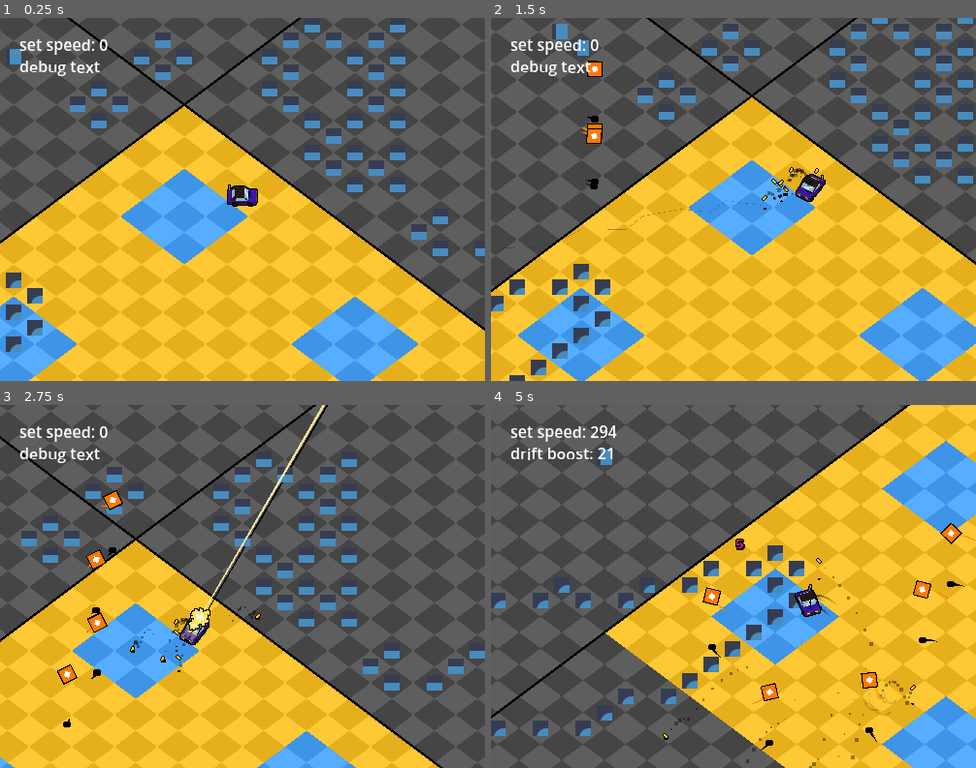
Above: before the commit, frames 1-4 (two rows, left to right).
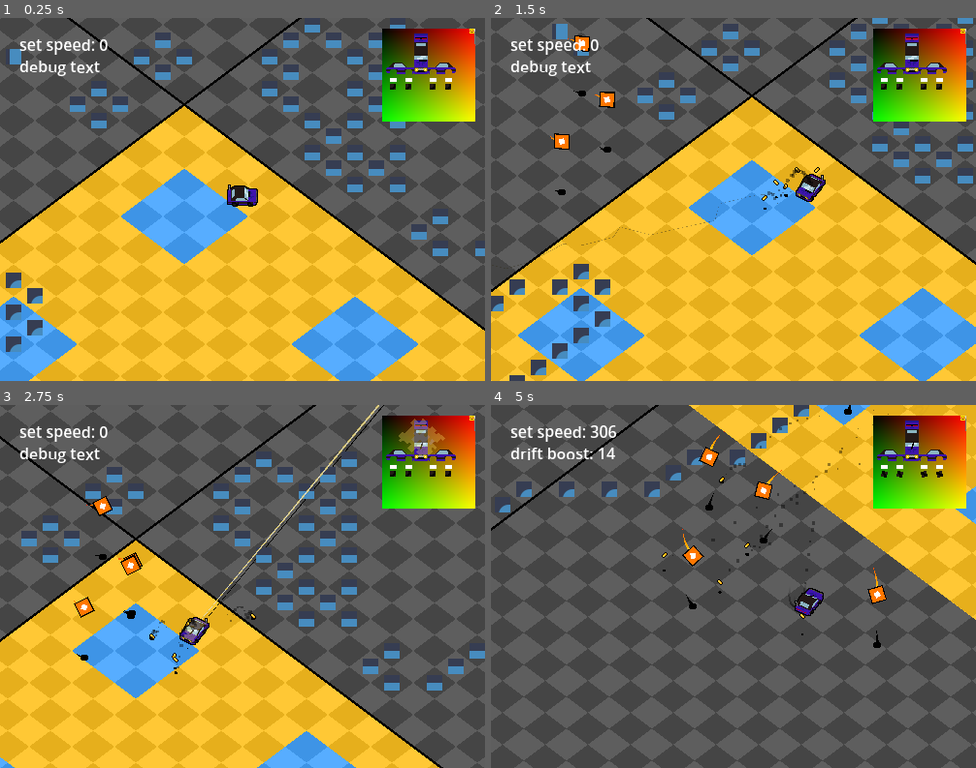
Above: after the commit, the same moments.

Repository: kaiakairos/yeehawDrive
Game: Godot game, scene res://world_scenes/test/test_track.tscn
Same seed, same stepped clock (60 frames per second), same inputs: the game is played once before the commit and once after it. The engine's default icon, where the game draws it, is replaced by a stand-in: a white triangle on a blue panel in a dark square.
Inputs (mouse positions are in pixels of both pictures, inside the frame that each line leads up to):
- Up to frame 1 (0.25 s): no input
- Up to frame 2 (1.5 s): tap Enter at 0.5 s; move the mouse to (840, 181) at 0.52 s; press the mouse at (840, 181) at 0.53 s; hold D (turnRight) 0.53-1.28 s; tap Space (hop) at 0.77 s; move the mouse to (636, 217) at 1.27 s; release the mouse at (636, 217) at 1.28 s; hold S (brake) from 1.28 s (still down); click (636, 217) at 1.35 s
- Up to frame 3 (2.75 s): tap Space (hop) at 1.52 s; move the mouse to (291, 506) at 2.02 s; release S (brake) at 2.03 s; press the mouse at (291, 506) at 2.03 s; hold D (turnRight) from 2.03 s (still down); tap F (testKey) at 2.1 s
- Up to frame 4 (5 s): move the mouse to (709, 659) at 2.77 s; release D (turnRight) at 2.78 s; release the mouse at (709, 659) at 2.78 s; hold W (accelerate) 2.78-3.53 s; click (709, 659) at 2.85 s; tap Space (hop) at 3.02, 3.77, 4.52 s; move the mouse to (879, 640) at 3.52 s; press the mouse at (879, 640) at 3.53 s; hold A (turnLeft) from 3.53 s (still down); move the mouse to (588, 532) at 4.27 s; release the mouse at (588, 532) at 4.28 s; tap F (testKey) at 4.35 s; click (588, 532) at 4.55 s

The runs differ from the first frame. In frame 1, 4.9% of the frame differs, in the area x 78-98%, y 2-29%; in frame 2, 6.1%; in frame 3, 7.3%; in frame 4, 88%, in the area x 0-100%, y 0-100%.

Commit message:
some boost adjustments and other stuff

Diff:
--- a/autoload/ManagerDamager.gd
+++ b/autoload/ManagerDamager.gd
@@ -8,13 +8,13 @@
 			poop.append(i)
 	return poop
 
-func getHitboxOnLine(sourcePosition:Vector2,direction:Vector2,lineRange:float=500,sourceEntity:Node=null,hitmultiple:bool=false) -> Array[Hitbox]:
+func getHitboxOnLine(sourcePosition:Vector2,direction:Vector2,lineRange:float=500,lineWidth:float=0.0,sourceEntity:Node=null,hitmultiple:bool=false) -> Array[Hitbox]:
 	var collidedHitboxes :Array[Hitbox] = []
 	for hitbox in getAllHitboxes():
 		if hitbox.parentObject == sourceEntity:
 			continue # make sure entities don't attack themselves
 
-		var response :float = Geometry2D.segment_intersects_circle(sourcePosition,sourcePosition + (direction.normalized()*lineRange),hitbox.global_position,hitbox.radius)
+		var response :float = Geometry2D.segment_intersects_circle(sourcePosition,sourcePosition + (direction.normalized()*lineRange),hitbox.global_position,hitbox.radius + lineWidth)
 		if response > -0.1:
 			collidedHitboxes.append(hitbox)
 
--- a/object_scenes/bullets/hitscan/bullet_hitscan.gd
+++ b/object_scenes/bullets/hitscan/bullet_hitscan.gd
@@ -26,7 +26,7 @@
 
 	var lineLength :float = 420
 
-	var guy :Array[Hitbox]= ManagerDamager.getHitboxOnLine(global_position,Vector2(1,0).rotated(rotation),lineLength,GlobalReference.player,false)
+	var guy :Array[Hitbox]= ManagerDamager.getHitboxOnLine(global_position,Vector2(1,0).rotated(rotation),lineLength,type*4.0,GlobalReference.player,false)
 	if guy.size() > 0:
 		lineLength = guy[0].global_position.distance_to(global_position)
 		guy[0].healthCompenent.recieveKnockback( Vector2(200,0).rotated(rotation) )
--- a/object_scenes/player/gun_handler.gd
+++ b/object_scenes/player/gun_handler.gd
@@ -3,10 +3,12 @@
 
 @export var flashSprite1 :Sprite2D
 @export var flashSprite2 :Sprite2D
-
+@export var flashSpriteUV :Sprite2D
 
 @export var player :PlayerCar
-@export var delay :float = 0.12
+@export var delay :float = 0.2
+@export var delayBoost :float = 0.12
+@export var delayBoost2 :float = 0.11
 @export var accuracy :float = 0.16
 
 var timer :float = 0.0
@@ -24,13 +26,13 @@
 	#BULLETMODE = 2
 	if Input.is_action_just_pressed("shoot"):
 		summonBullet()
-		timer = delay
+		resetTimer()
 
 	if Input.is_action_pressed("shoot") and timer <= 0.0:
 		summonBullet()
-		timer = delay
+		resetTimer()
 
-	$"../SubViewport/Flash".modulate.a = move_toward($"../SubViewport/Flash".modulate.a,0.0,delta * 4.0)
+	flashSpriteUV.modulate.a = move_toward(flashSpriteUV.modulate.a,0.0,delta * 4.0)
 
 func summonBullet()-> void:
 	var obj :BulletHitscan = load("res://object_scenes/bullets/hitscan/bullet_hitscan.tscn").instantiate()
@@ -54,6 +56,11 @@
 
 
 func blastEffect()-> void:
+
+	flashSprite1.frame = BULLETMODE
+	flashSprite2.frame = BULLETMODE
+	flashSpriteUV.frame = BULLETMODE
+
 	flashSprite1.show()
 	flashSprite2.show()
 
@@ -65,8 +72,8 @@
 
 	flashSprite2.position = flashSprite1.position + (get_local_mouse_position().normalized() * 12)
 
-	$"../SubViewport/Flash".modulate.a = 0.5
-	$"../SubViewport/Flash".rotation = randf()
+	flashSpriteUV.modulate.a = 0.5
+	flashSpriteUV.rotation = randf()
 
 	await get_tree().process_frame
 	flashSprite2.scale = Vector2(1.5,1.5)
@@ -75,3 +82,9 @@
 	await get_tree().process_frame
 	flashSprite1.hide()
 	flashSprite2.hide()
+
+func resetTimer() -> void:
+	match BULLETMODE:
+		0: timer = delay
+		1: timer = delayBoost
+		2: timer = delayBoost2
--- a/object_scenes/player/playerCar.tscn
+++ b/object_scenes/player/playerCar.tscn
@@ -41,6 +41,9 @@
 
 [sub_resource type="Gradient" id="Gradient_k6d32"]
 colors = PackedColorArray(1, 0.11207495, 0, 1, 1, 0, 0, 1)
+
+[sub_resource type="ViewportTexture" id="ViewportTexture_kytb2"]
+viewport_path = NodePath("SubViewport")
 
 [sub_resource type="CanvasItemMaterial" id="CanvasItemMaterial_y8uur"]
 blend_mode = 1
@@ -145,10 +148,17 @@
 offset_bottom = -126.0
 text = "debug text"
 
-[node name="GunHandler" type="Node2D" parent="." unique_id=404493069 node_paths=PackedStringArray("flashSprite1", "flashSprite2", "player")]
+[node name="Sprite2D" type="Sprite2D" parent="Camera2D" unique_id=377607441]
+position = Vector2(144, -177)
+texture = SubResource("ViewportTexture_kytb2")
+centered = false
+offset = Vector2(0, 0.5)
+
+[node name="GunHandler" type="Node2D" parent="." unique_id=404493069 node_paths=PackedStringArray("flashSprite1", "flashSprite2", "flashSpriteUV", "player")]
 script = ExtResource("5_dnn2p")
 flashSprite1 = NodePath("../CanvasGroup/effects/Flash")
 flashSprite2 = NodePath("../CanvasGroup/effects/Flash2")
+flashSpriteUV = NodePath("../SubViewport/Flash")
 player = NodePath("..")
 
 [node name="CanvasGroup" type="CanvasGroup" parent="." unique_id=1716653435]
@@ -165,6 +175,7 @@
 rotation = 0.80798316
 scale = Vector2(3.3100002, 3.3099997)
 texture = ExtResource("4_eamtm")
+hframes = 3
 
 [node name="Flash2" type="Sprite2D" parent="CanvasGroup/effects" unique_id=1927615242]
 visible = false
@@ -172,6 +183,7 @@
 rotation = 0.80798316
 scale = Vector2(3.3100002, 3.3099997)
 texture = ExtResource("4_eamtm")
+hframes = 3
 
 [node name="HealthComponent" type="Node" parent="." unique_id=180869992]
 script = ExtResource("7_1pw4n")
@@ -210,6 +222,7 @@
 position = Vector2(40.82, 22.36)
 scale = Vector2(3.08, 3.08)
 texture = ExtResource("4_eamtm")
+hframes = 3
 
 [node name="brakeLight" type="Sprite2D" parent="SubViewport" unique_id=15831787]
 visible = false
--- a/object_scenes/player/player_car.gd
+++ b/object_scenes/player/player_car.gd
@@ -98,13 +98,13 @@
 			var dot :float = carDirection.normalized().dot(trueVelocity.normalized())
 			if dot > tractionLimitDot or currentSpeed < 20:
 				driveStateNormal(delta)
-				if currentSpeed > 700:
+				if currentSpeed > 850:
 					gunHandler.setBulletMode(1)
 				else:
 					gunHandler.setBulletMode(0)
 			else:
 				driveStateDrift(delta,dot)
-				if driftboost > 620:
+				if driftboost > 900:
 					gunHandler.setBulletMode(2)
 				elif driftboost > 250:
 					gunHandler.setBulletMode(1)
@@ -197,7 +197,7 @@
 	if !drifting:
 			createNewTireTrack()
 	drifting = true
-	driftboost += (4.2 * (1.0 - abs(dot))) * min(currentSpeed / maxSpeed,1.0)
+	driftboost += (4.2 * (0.8 - abs(dot))) * min(currentSpeed / maxSpeed,1.0)
 
 func checkforHopInput() -> void: # Check to see if we've jumped and apply state change
 	if state != 0 or drifting:
--- /dev/null
+++ b/ui_scenes/simpleProgressBar/simple_progress_bar.gd
@@ -0,0 +1,16 @@
+extends Node2D
+
+@export var size :Vector2i = Vector2i(1,6)
+
+@export_enum("Bottom-Up","Top-Down","Left-Right","Right-Left") var fillMode :int = 0
+
+@export var maxValue :float = 100.0
+
+func updateValue(value:float) -> void:
+	$bg.size = size + Vector2i(2,2)
+
+	var ratio :float = value / maxValue
+
+	match fillMode:
+		0,1: $progress.size = Vector2(size) * Vector2(1.0,ratio)
+		2,3: $progress.size = Vector2(size) * Vector2(ratio,1.0)
--- /dev/null
+++ b/ui_scenes/simpleProgressBar/simple_progress_bar.tscn
@@ -0,0 +1,18 @@
+[gd_scene format=3 uid="uid://bh2ea7pbxgj5v"]
+
+[ext_resource type="Script" uid="uid://bshwsg4u1vr0p" path="res://ui_scenes/simpleProgressBar/simple_progress_bar.gd" id="1_5j1hc"]
+
+[node name="simpleProgressBar" type="Node2D" unique_id=1382119039]
+script = ExtResource("1_5j1hc")
+
+[node name="bg" type="ColorRect" parent="." unique_id=737068317]
+offset_right = 3.0
+offset_bottom = 8.0
+color = Color(0, 0, 0, 1)
+
+[node name="progress" type="ColorRect" parent="." unique_id=2052019805]
+offset_left = 1.0
+offset_top = 1.0
+offset_right = 2.0
+offset_bottom = 7.0
+color = Color(0, 1, 0, 1)
--- a/world_scenes/test/test_track.tscn
+++ b/world_scenes/test/test_track.tscn
@@ -137,4 +137,4 @@
 position = Vector2(-323, 29)
 
 [node name="BoidFlyer5" parent="." unique_id=1700235740 instance=ExtResource("6_sgdyf")]
-position = Vector2(-323, 29)
+position = Vector2(-327, 31)
Binary file changed: object_scenes/player/sprites/flash.png
Not shown, added: ui_scenes/simpleProgressBar/simple_progress_bar.gd.uid
